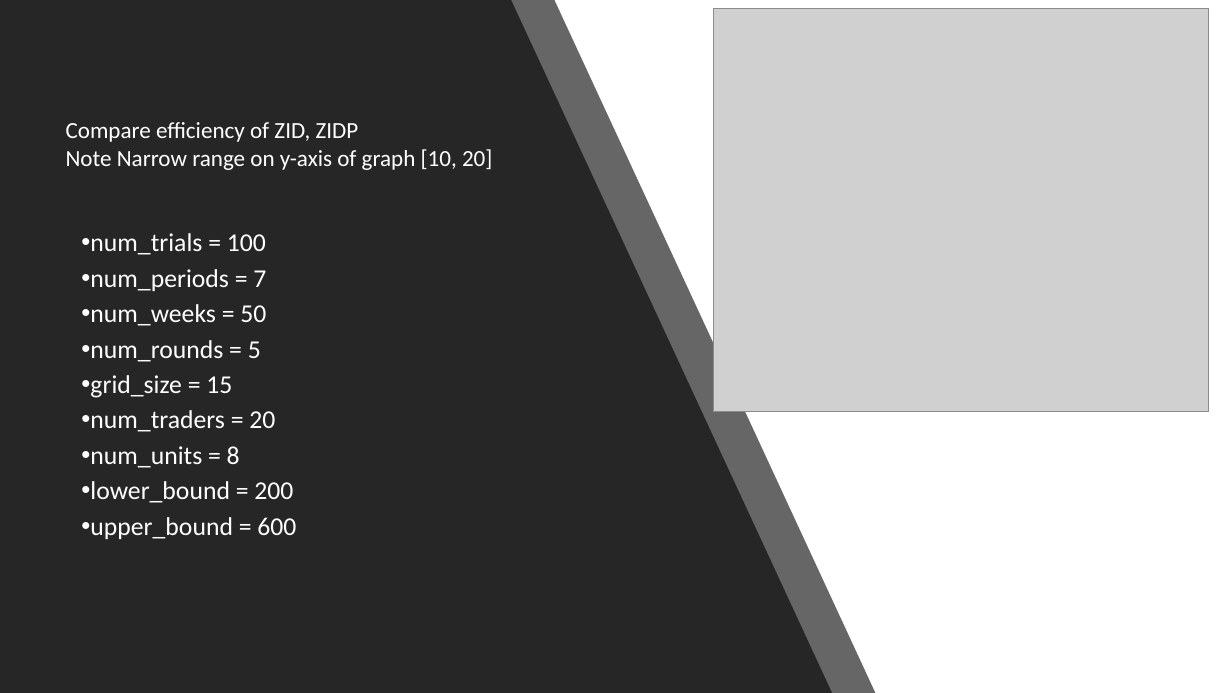
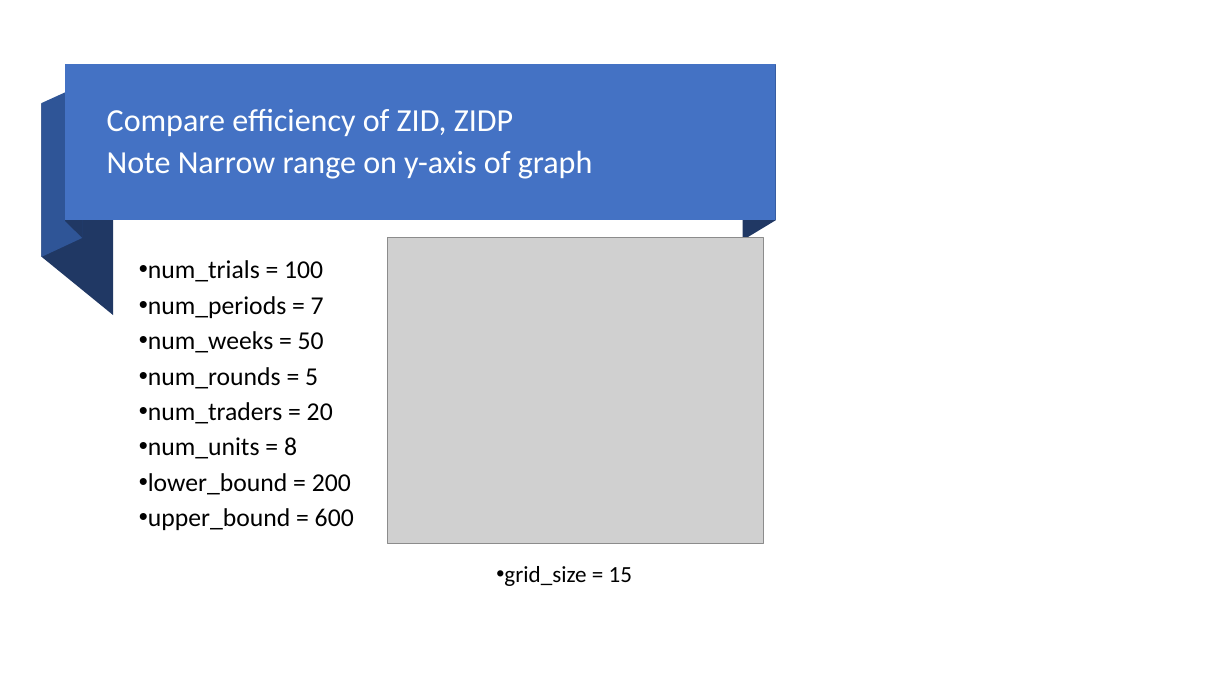
Before and after one commit to Kmccabe/dm_markets, a slide deck: slide 23 of talks/ZI Conference Talk V2.pptx. Drawn at 1232x693 pixels with LibreOffice and Linux fonts; fonts in the diff are those of the drawing; grey boxes stand for pictures. Boxes give left, top, right and bottom in pixels: in the first picture for what was removed or moved away, otherwise in the second. Text is boxed around its words. In the diff, an @@ line names an element or a change of style, - is before the commit and + after.

Commit message:
update talk

```diff
--- a/talks/ZI Conference Talk V2.pptx
+++ b/talks/ZI Conference Talk V2.pptx
@@ background #000000 to #FFFFFF @@
@@ rectangle removed at [0,0,1232,693] @@
@@ freeform shape removed at [0,0,875,693] @@
@@ freeform shape removed at [0,0,833,693] @@
@@ freeform shape added at [42,85,82,258], fill #2F5597 @@
@@ rectangle added at [65,65,775,221], fill #4472C4 @@
@@ freeform shape added at [66,65,82,238], fill #203864 @@
@@ text "Compare efficiency of ZID, ZIDP": place and size @@
-text "Compare efficiency of ZID, ZIDP" at [66,122,492,170]
+text "Compare efficiency of ZID, ZIDP" at [107,109,593,179]
@@ text "Compare efficiency of ZID, ZIDP" at [107,109,593,179]: vertical alignment top to middle @@
@@ freeform shape added at [743,65,776,241], fill #203864 @@
@@ freeform shape added at [42,104,114,315], fill #203864 @@
@@ text at [107,109,513,136]: size 18 to 25 pt, text colour #FFFFFF to #FEFFFF in "Compare efficiency of ZID, ZIDP"; line spacing 1 to 0.9; more space between paragraphs @@
@@ text at [107,150,593,179]: text changed; size 18 to 25 pt; text colour #FFFFFF to #FEFFFF @@
-Note Narrow range on y-axis of graph [10, 20]
+Note Narrow range on y-axis of graph
@@ picture: place and size @@
-picture at [714,8,1210,411]
+picture at [387,238,763,543]
@@ text "num_trials = 100": place and size @@
-text "num_trials = 100" at [90,233,296,539]
+text "num_trials = 100" at [148,260,354,530]
@@ text "num_trials = 100" at [148,260,354,530]: text colour #FFFFFF to #000000 @@
@@ text at [90,375,232,398]: paragraph removed @@
-• grid_size = 15
@@ text added at [504,566,632,586], 18 pt, text #000000 @@
+• grid_size = 15
```
Also in this commit, not shown: 1 other slide changed, 5 other files.
